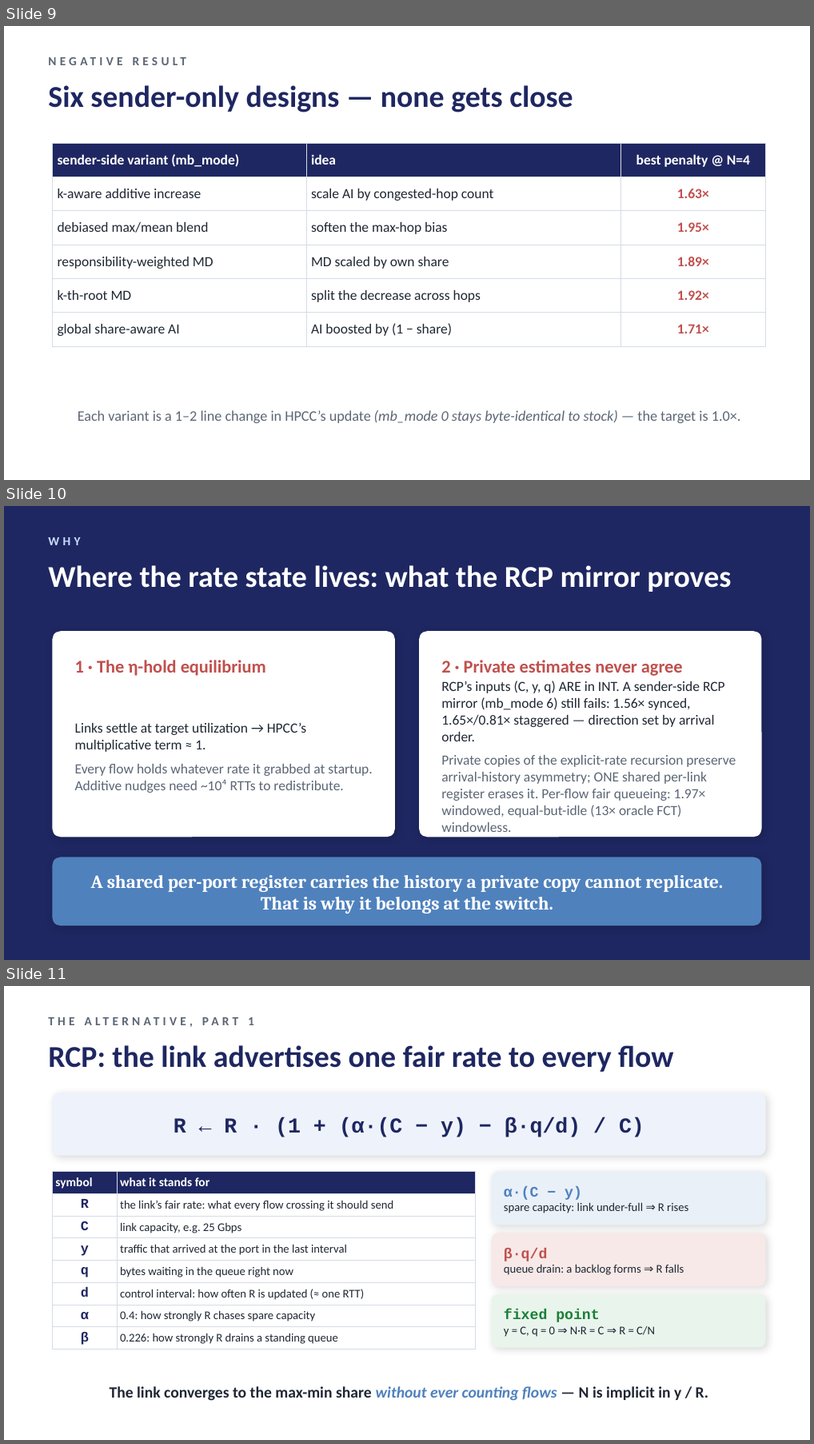
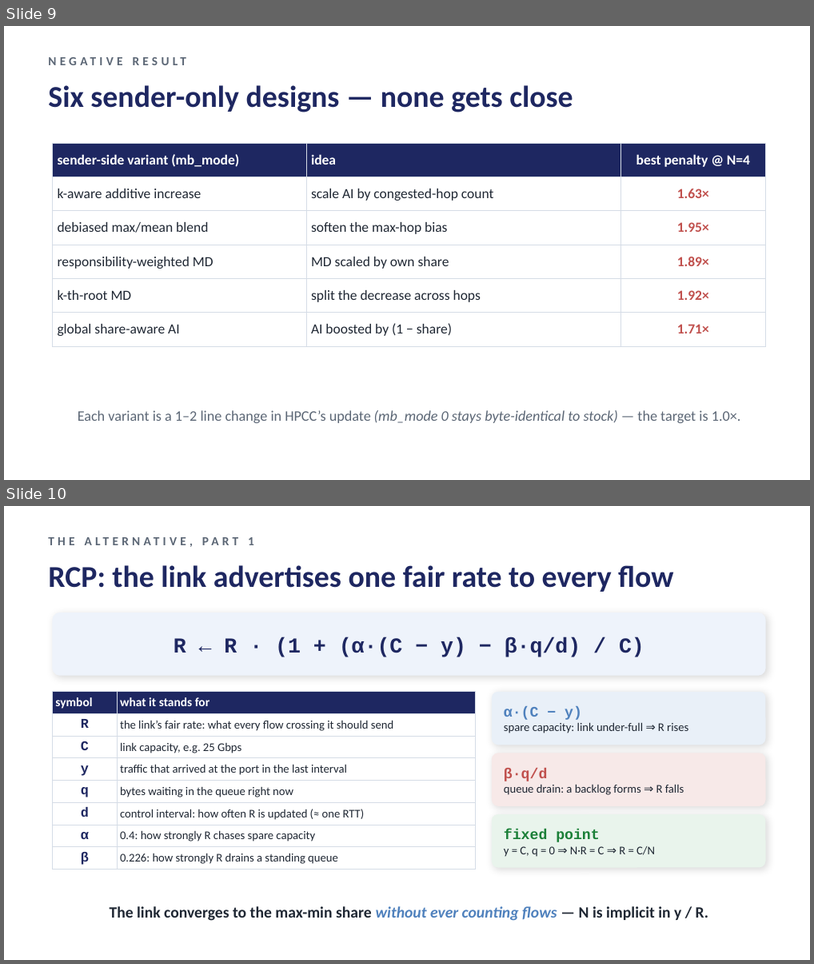
Before and after one commit to UNOCourseDemo/hpcc-fs, a slide deck: examples/hpcc/hpcc-fs/talk/ipccc2026-talk.pptx. Shown one above the other, each under a label of ours: slides 9, 10 and 11 before the commit, slides 9 and 10 after it. The pictures are 814x1444 and 814x964 pixels, drawn with LibreOffice and Linux fonts; fonts in the diff are those of the drawing. Boxes give left, top, right and bottom in pixels: in the first picture for what was removed or moved away, otherwise in the second. Text is boxed around its words. In the diff, an @@ line names an element or a change of style, - is before the commit and + after.

Commit message:
talk: 26 slides — mirror slide removed, its lesson folded into the sender-designs slide

```diff
--- a/examples/hpcc/hpcc-fs/talk/ipccc2026-talk.pptx
+++ b/examples/hpcc/hpcc-fs/talk/ipccc2026-talk.pptx
@@ slide 10 removed at <box>4,506,810,960</box>, background #1E2761 @@
@@ text removed at <box>48,537,80,545</box> @@
-WHY
@@ text removed at <box>48,565,731,592</box> @@
-Where the rate state lives: what the RCP mirror proves
@@ rounded rectangle removed at <box>52,631,395,836</box> @@
@@ rounded rectangle removed at <box>419,631,762,836</box> @@
@@ text removed at <box>75,660,266,676</box> @@
-1 · The η-hold equilibrium
@@ text removed at <box>442,660,683,676</box> @@
-2 · Private estimates never agree
@@ text removed at <box>442,680,736,832</box> @@
-RCP’s inputs (C, y, q) ARE in INT. A sender-side RCP mirror (mb_mode 6) still fails: 1.56× synced, 1.65×/0.81× staggered — direction set by arrival order.
-Private copies of the explicit-rate recursion preserve arrival-history asymmetry; ONE shared per-link register erases it. Per-flow fair queueing: 1.97× windowed, equal-but-idle (13× oracle FCT) windowless.
@@ text removed at <box>75,723,372,792</box> @@
-Links settle at target utilization → HPCC’s multiplicative term ≈ 1.
-Every flow holds whatever rate it grabbed at startup. Additive nudges need ~10⁴ RTTs to redistribute.
@@ rounded rectangle removed at <box>52,856,762,925</box> @@
@@ text removed at <box>91,875,723,913</box> @@
-A shared per-port register carries the history a private copy cannot replicate. That is why it belongs at the switch.
@@ what was slide 11 is now slide 10 @@
```
Also in this commit, not shown: 2 slides changed, 4 other files.
